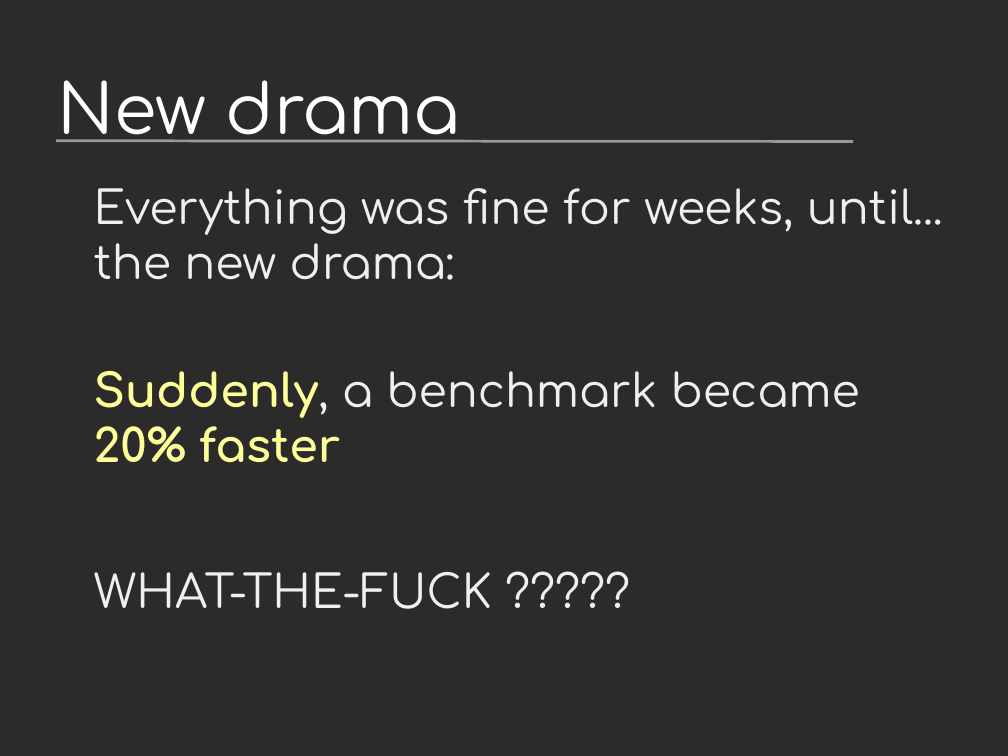
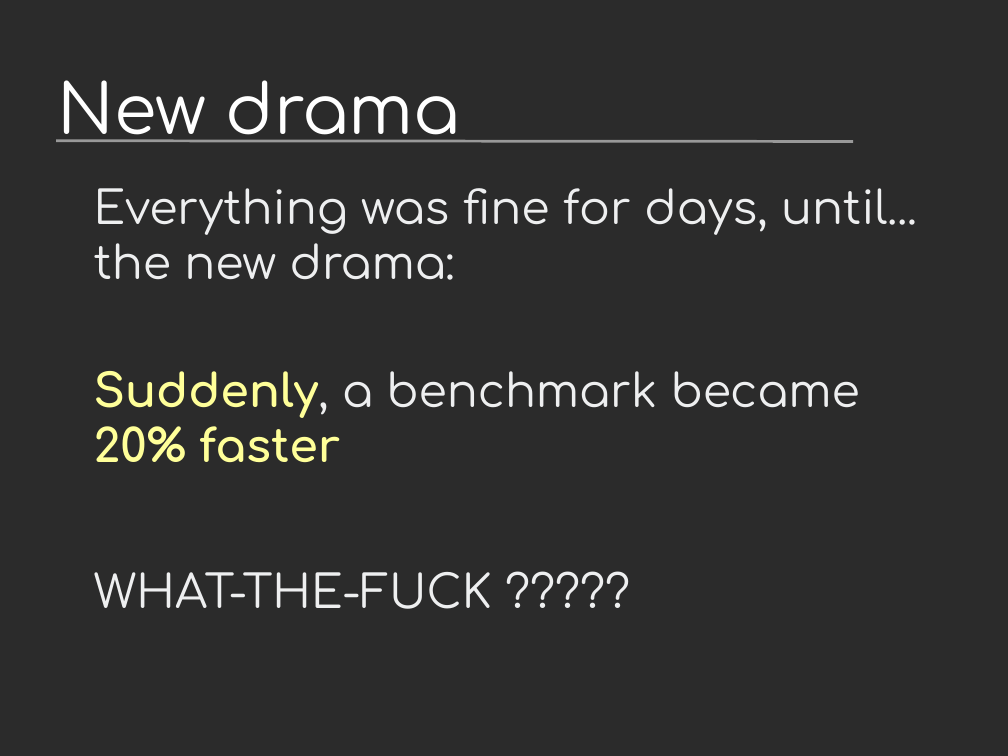
Before and after one commit to vstinner/talks, a slide deck: slide 19 of 2017-FOSDEM-Brussels/howto_run_stable_benchmarks.odp. Drawn at 1008x756 pixels with LibreOffice and Linux fonts; fonts in the diff are those of the drawing; background and template pictures are left out; a plain dark background stands for a picture behind light text. Boxes give left, top, right and bottom in pixels: in the first picture for what was removed or moved away, otherwise in the second. Text is boxed around its words. In the diff, an @@ line names an element or a change of style, - is before the commit and + after.

```diff
--- a/2017-FOSDEM-Brussels/howto_run_stable_benchmarks.odp
+++ b/2017-FOSDEM-Brussels/howto_run_stable_benchmarks.odp
@@ text at (x1=94, y1=188, x2=917, y2=280): text changed @@
-Everything was fine for weeks, until... the new drama:
+Everything was fine for days, until... the new drama:
```
Also in this commit, not shown: 1 other slide changed, 3 slides added, 3 other files.
